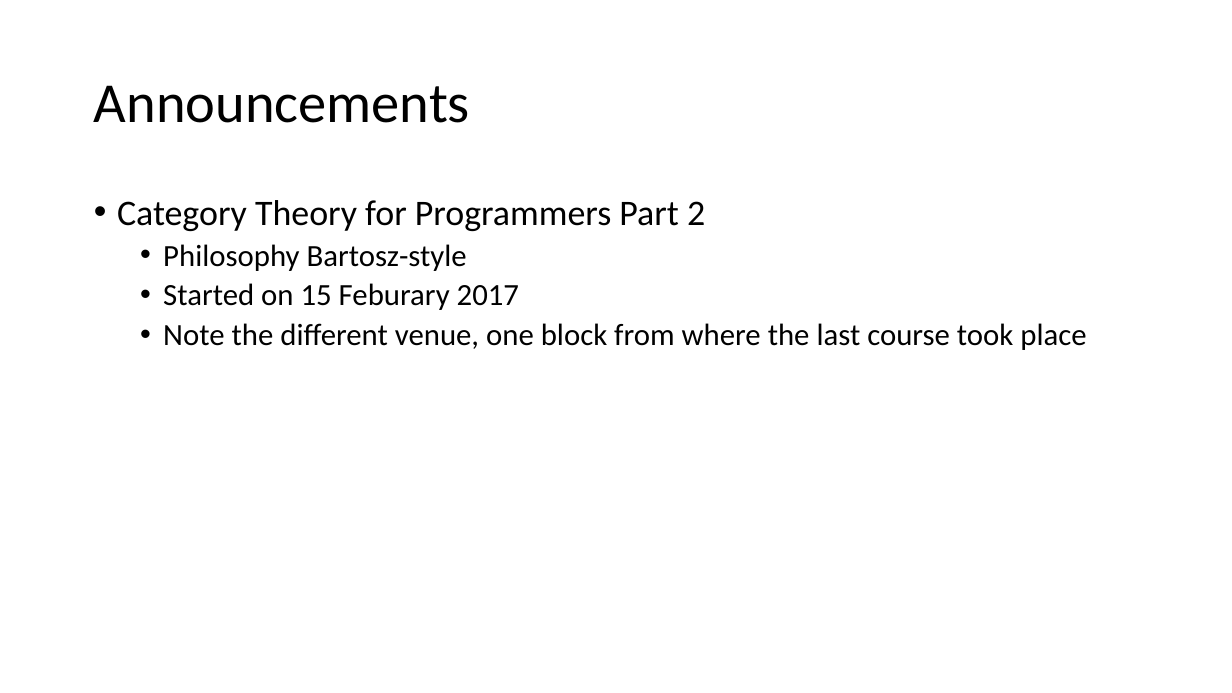
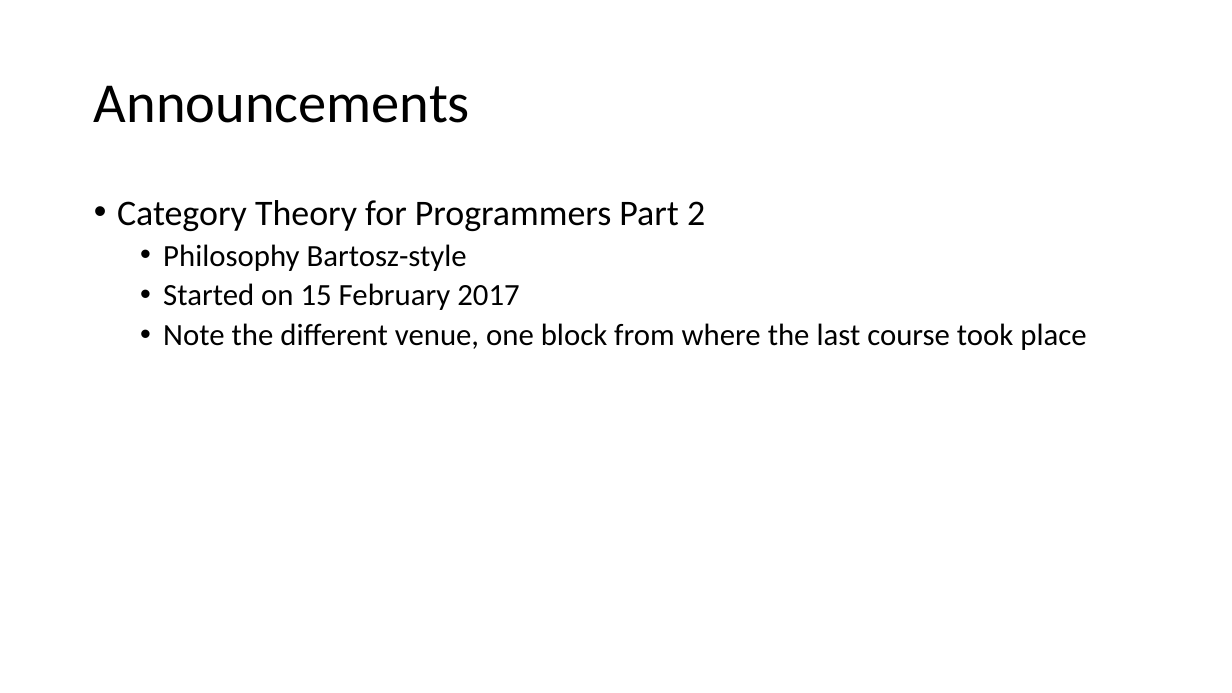
Before and after one commit to seahug/seahug.github.io, a slide deck: slide 2 of 20170218/RichardCook_SeaHUGAgenda_20170218.pptx. Drawn at 1232x693 pixels with LibreOffice and Linux fonts; fonts in the diff are those of the drawing; background and template pictures are left out. Boxes give left, top, right and bottom in pixels: in the first picture for what was removed or moved away, otherwise in the second. Text is boxed around its words. In the diff, an @@ line names an element or a change of style, - is before the commit and + after.

```diff
--- a/20170218/RichardCook_SeaHUGAgenda_20170218.pptx
+++ b/20170218/RichardCook_SeaHUGAgenda_20170218.pptx
@@ text at [163, 283, 519, 310]: text changed @@
-  • Started on 15 Feburary 2017
+  • Started on 15 February 2017
```
Also in this commit, not shown: 1 other file.
